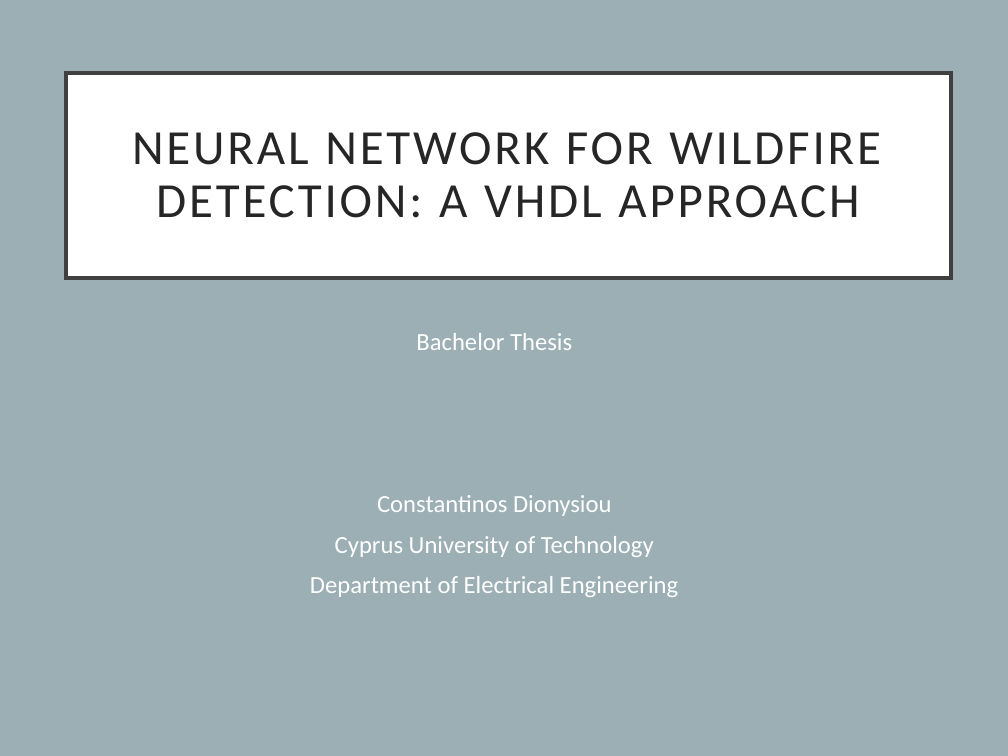
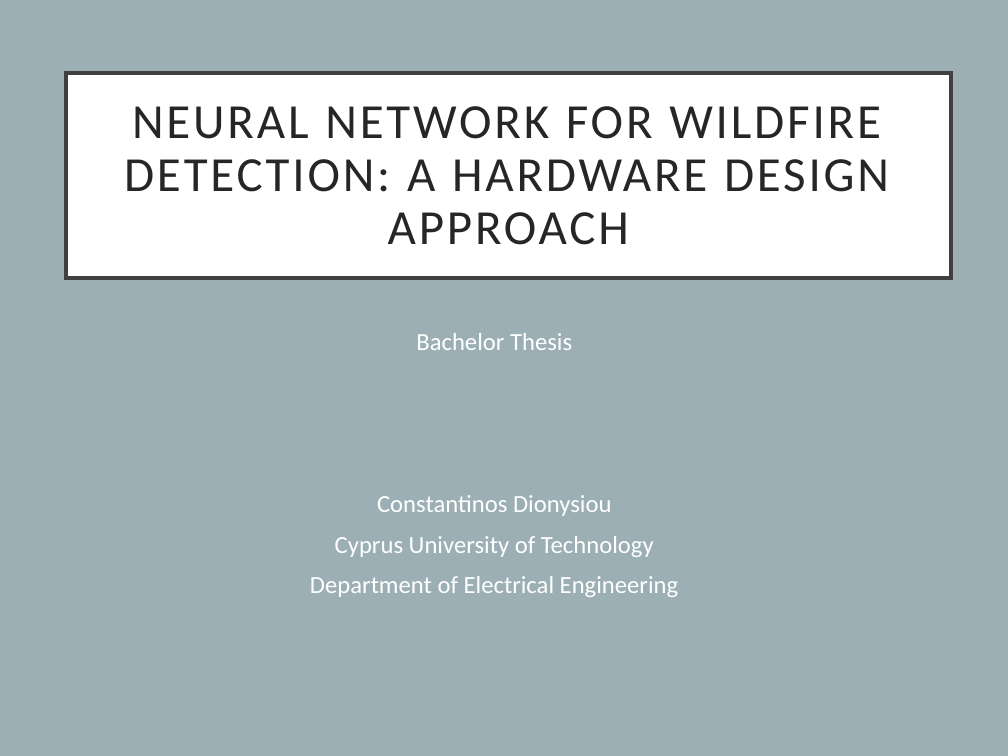
Before and after one commit to kojos03/FPGA_generate---Copy, a slide deck: slide 1 of docs/thesis/Presentation/VHDL implementation of neural network for Wildfire Detection.pptx. Drawn at 1008x756 pixels with LibreOffice and Linux fonts; fonts in the diff are those of the drawing. Boxes give left, top, right and bottom in pixels: in the first picture for what was removed or moved away, otherwise in the second. Text is boxed around its words. In the diff, an @@ line names an element or a change of style, - is before the commit and + after.

Commit message:
Add corrected presentation for VHDL implementation of neural network for wildfire detection

```diff
--- a/docs/thesis/Presentation/VHDL implementation of neural network for Wildfire Detection.pptx
+++ b/docs/thesis/Presentation/VHDL implementation of neural network for Wildfire Detection.pptx
@@ title at (124, 106, 889, 245): text changed @@
-NEURAL NETWORK FOR WILDFIRE DETECTION: A VHDL APPROACH
+NEURAL NETWORK FOR WILDFIRE DETECTION: A HARDWARE DESIGN APPROACH
```
Also in this commit, not shown: 7 other slides changed, 1 other file.
